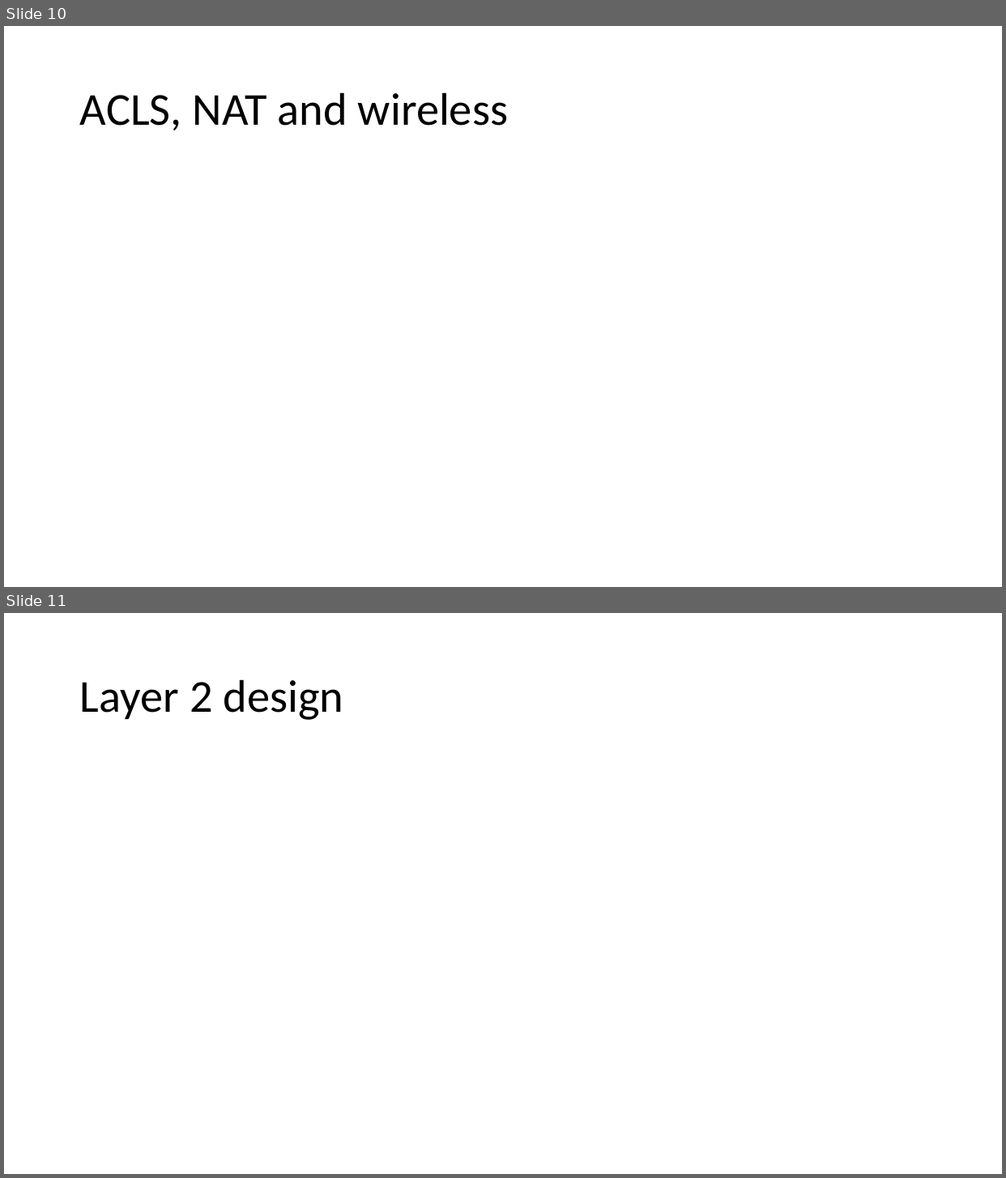
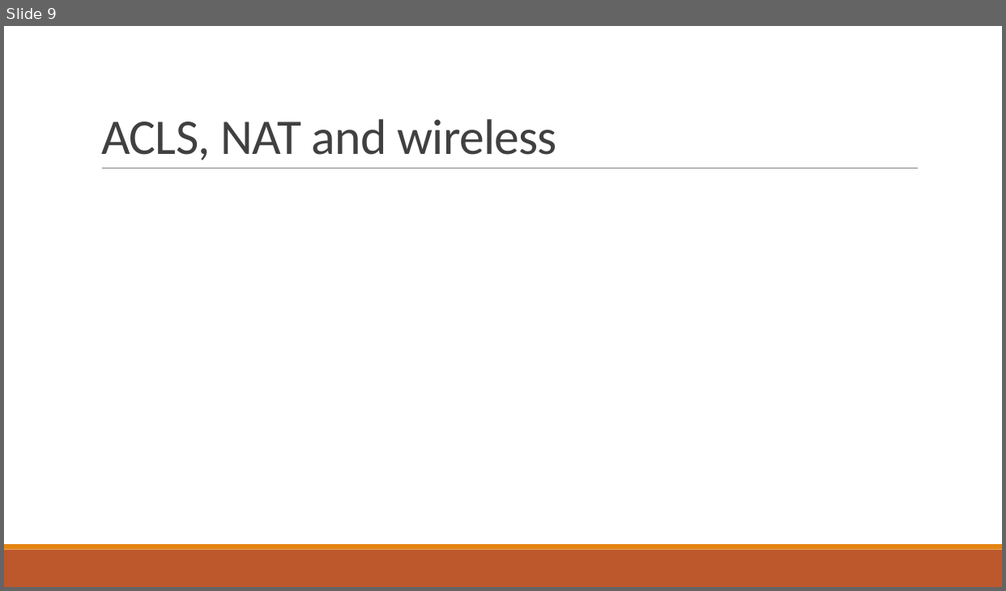
Before and after one commit to wkborn/cy350project, a slide deck: Network Proposal.pptx. Shown one above the other, each under a label of ours: slides 10 and 11 before the commit, slide 9 after it. The pictures are 1006x1178 and 1006x591 pixels, drawn with LibreOffice and Linux fonts; fonts in the diff are those of the drawing. Boxes give left, top, right and bottom in pixels: in the first picture for what was removed or moved away, otherwise in the second. Text is boxed around its words. In the diff, an @@ line names an element or a change of style, - is before the commit and + after.

```diff
--- a/Network Proposal.pptx
+++ b/Network Proposal.pptx
@@ slide 11 removed at (x1=4, y1=613, x2=1002, y2=1174), background #FFFFFF @@
@@ title removed at (x1=80, y1=679, x2=343, y2=720) @@
-Layer 2 design
@@ what was slide 10 is now slide 9 @@
@@ slide 9 changed as well @@
@@ title "ACLS, NAT and wireless" moved from (x1=80, y1=92, x2=508, y2=130) to (x1=101, y1=119, x2=557, y2=160) @@
@@ title "ACLS, NAT and wireless" at (x1=101, y1=119, x2=557, y2=160): size 44 to 48 pt, text colour #000000 to #404040, letter spacing 0 to -0.5 pt; line spacing 0.9 to 0.85; vertical alignment middle to bottom @@
@@ line added from (102, 169) to (918, 169), #808080 0.5 pt @@
@@ rectangle added at (x1=4, y1=550, x2=1002, y2=587), fill #BD582C @@
@@ rectangle added at (x1=4, y1=544, x2=1002, y2=550), fill #E48312 @@
```
Also in this commit, not shown: 5 other slides changed, 3 slides added, 5 other slides removed.
